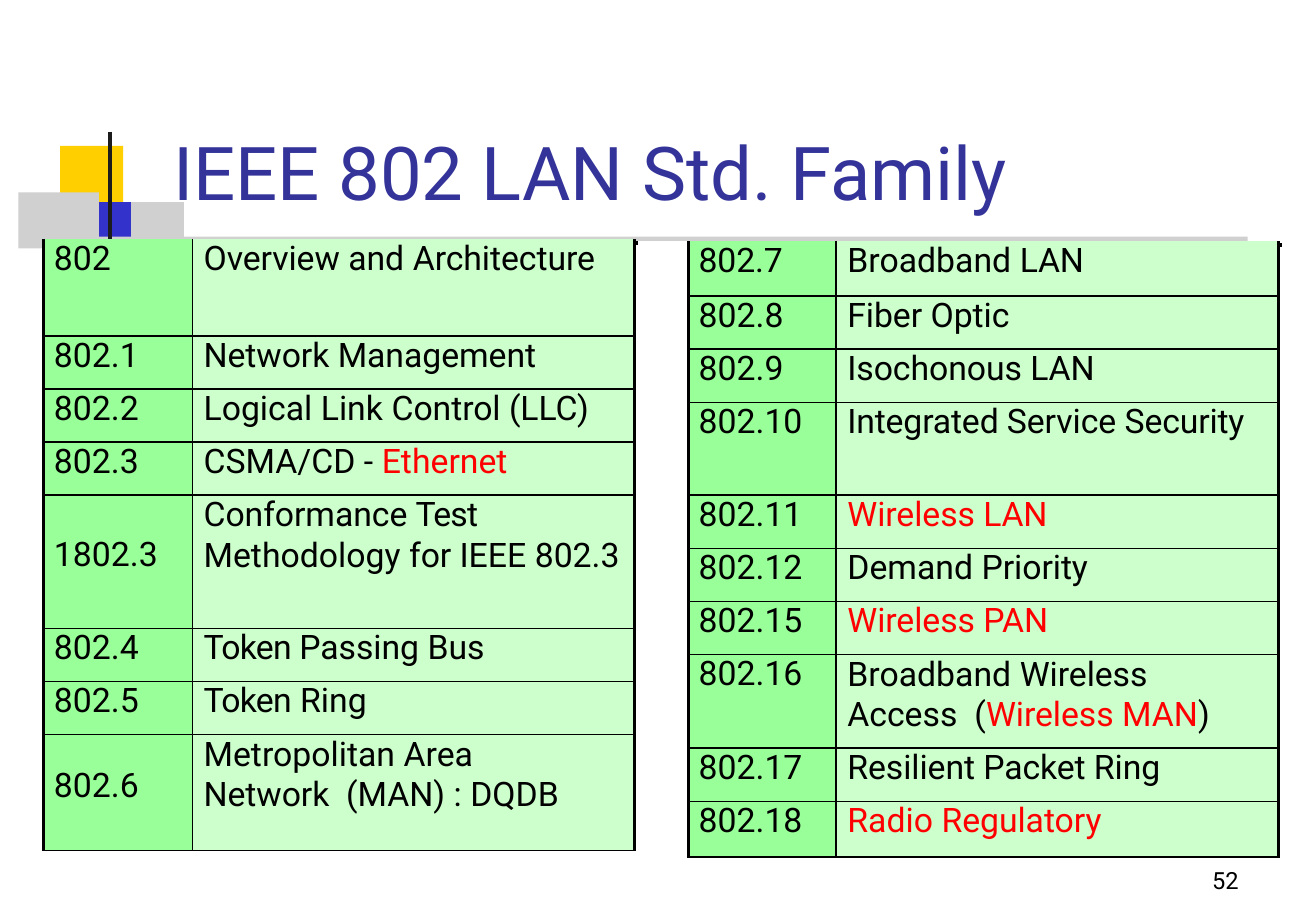
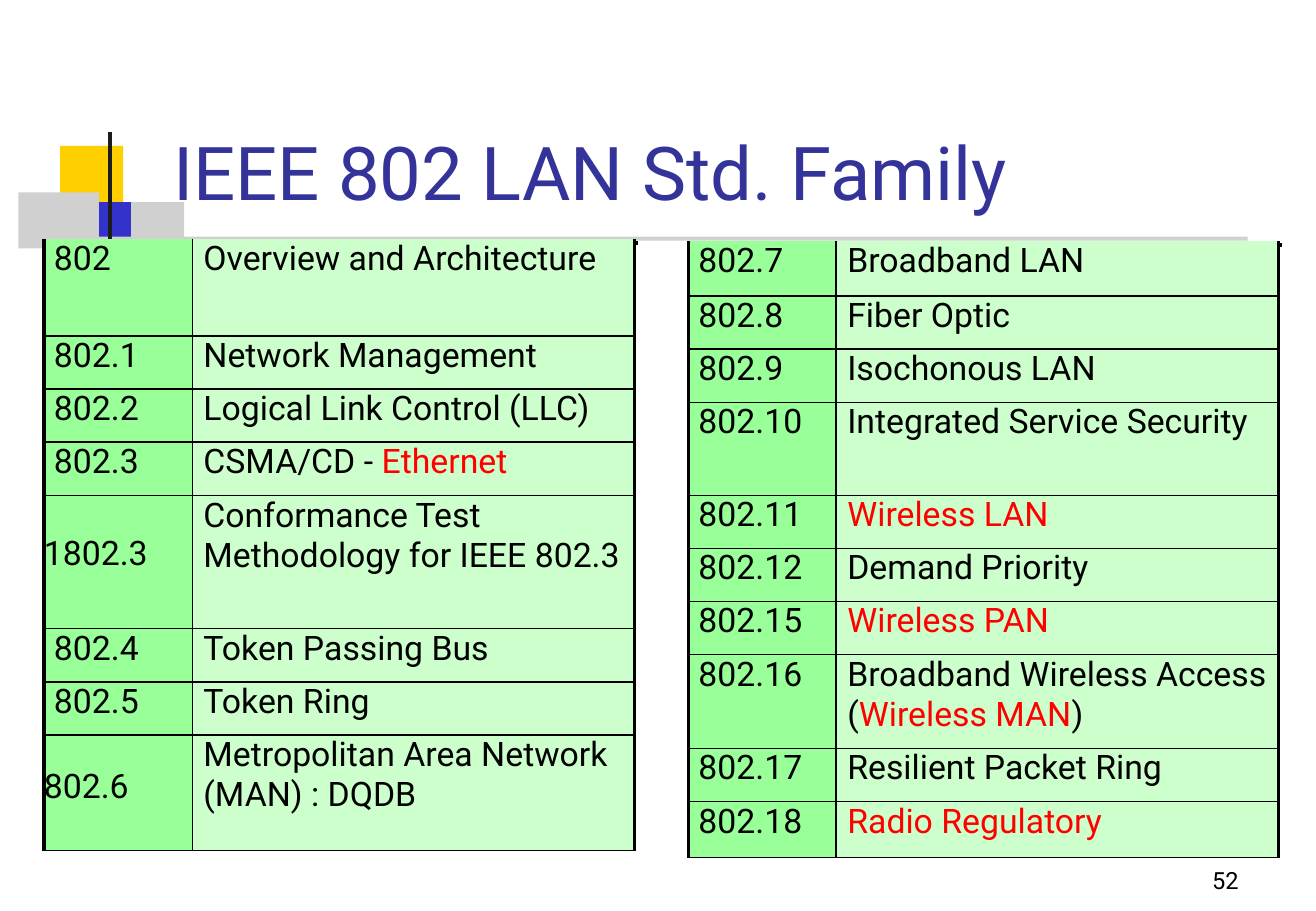
Before and after one commit to Al0nesauurs/etc, a slide deck: slide 52 of networkStudy/2015-01-204421-introduction.pptx. Drawn at 1316x911 pixels with LibreOffice and Linux fonts; fonts in the diff are those of the drawing; grey boxes stand for pictures; background and template pictures are left out. Boxes give left, top, right and bottom in pixels: in the first picture for what was removed or moved away, otherwise in the second. Text is boxed around its words. In the diff, an @@ line names an element or a change of style, - is before the commit and + after.

```diff
--- a/networkStudy/2015-01-204421-introduction.pptx
+++ b/networkStudy/2015-01-204421-introduction.pptx
@@ table at (x1=44, y1=131, x2=1282, y2=851) @@
@@ letter spacing -0.1 to 0 pt in "802 Std. Family", "802", "Overview Architecture", "Network Management" and 4 more places @@
@@ letter spacing -0.5 to 0 pt in "Test", "Token", "Token" @@
@@ indent changed @@
@@ table at (x1=689, y1=242, x2=1280, y2=858) @@
@@ letter spacing -0.1 to 0 pt in "802.7", "LAN", "Fiber Optic", "Isochonous LAN" and 7 more places @@
```
Also in this commit, not shown: 68 other slides changed.
